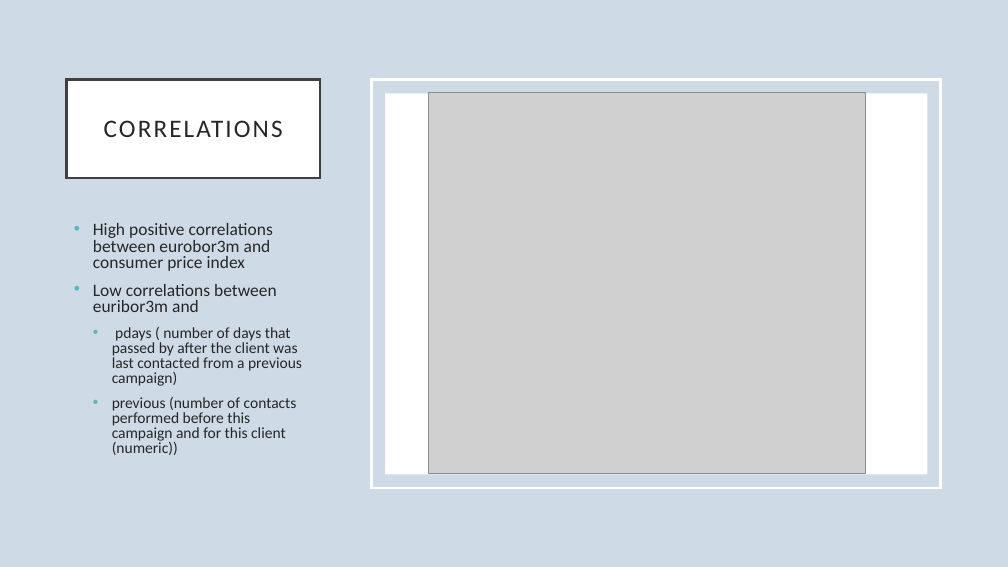
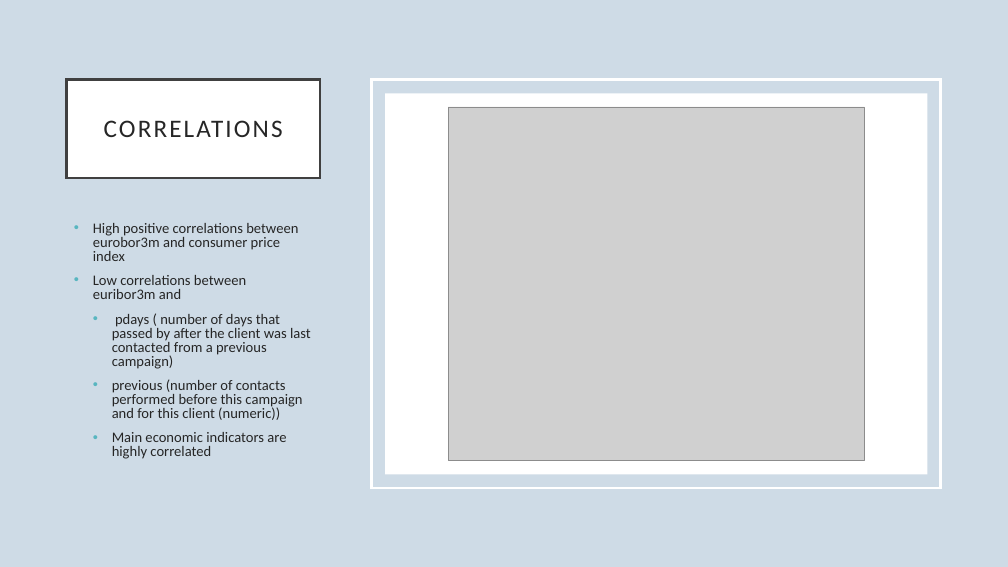
Before and after one commit to dapopov-st/bank-marketing-predicting-term-deposit-subscription, a slide deck: slide 5 of BankMarketing.pptx (slide 4 before the commit). Drawn at 1008x567 pixels with LibreOffice and Linux fonts; fonts in the diff are those of the drawing; grey boxes stand for pictures. Boxes give left, top, right and bottom in pixels: in the first picture for what was removed or moved away, otherwise in the second. Text is boxed around its words. In the diff, an @@ line names an element or a change of style, - is before the commit and + after.

```diff
--- a/BankMarketing.pptx
+++ b/BankMarketing.pptx
@@ picture: place and size @@
-picture at [429, 92, 866, 473]
+picture at [448, 107, 865, 461]
@@ text at [93, 223, 311, 420]: size 16.6 to 13.9 pt in "High positive correlations between eurobor3m and consumer ...", "Low correlations between euribor3m and"; size 14.8 to 13.9 pt in "pdays ( number of days that passed ...", "previous (number of contacts performed before this ..." @@
@@ text at [112, 432, 286, 459]: paragraph added @@
+  • Main economic indicators are highly correlated
```
Also in this commit, not shown: 4 other slides changed, 17 slides added, 1 slide removed, 1 other file.
